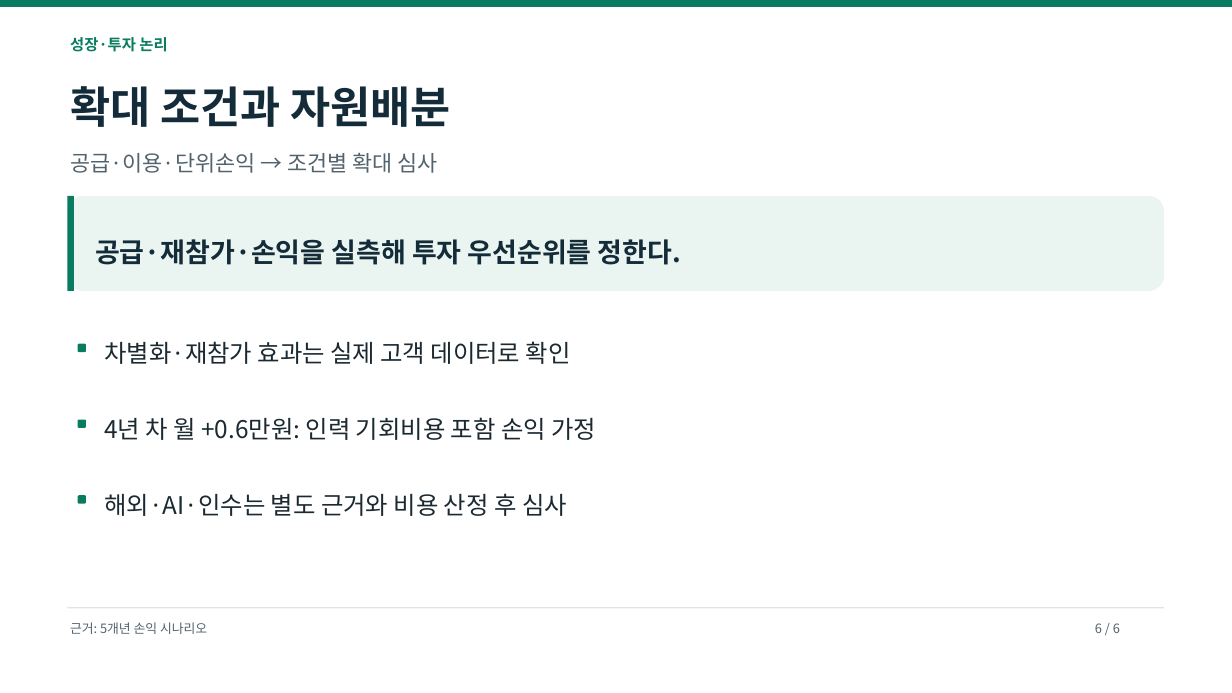
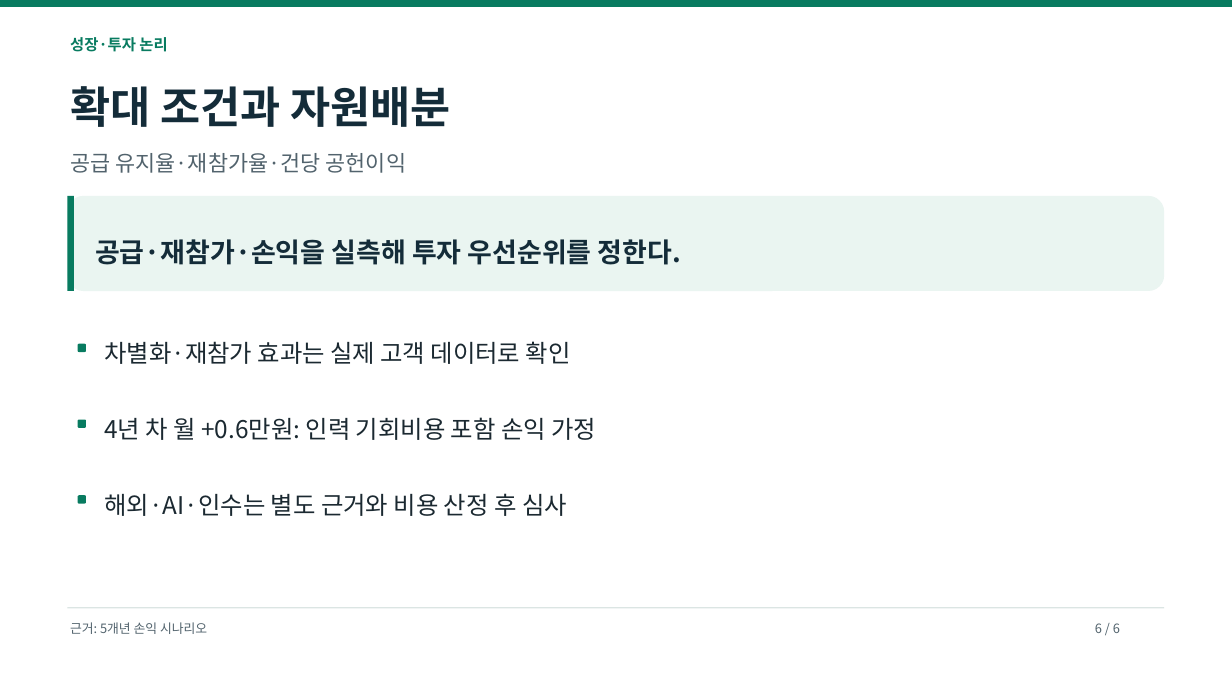
Before and after one commit to dohyunkimmm/footmate-case-study, a slide deck: slide 6 of src/case-study/downloads/footmate_strategy_p0_p2.pptx. Drawn at 1232x693 pixels with LibreOffice and Linux fonts; fonts in the diff are those of the drawing. Boxes give left, top, right and bottom in pixels: in the first picture for what was removed or moved away, otherwise in the second. Text is boxed around its words. In the diff, an @@ line names an element or a change of style, - is before the commit and + after.

```diff
--- a/src/case-study/downloads/footmate_strategy_p0_p2.pptx
+++ b/src/case-study/downloads/footmate_strategy_p0_p2.pptx
@@ text at (x1=70, y1=153, x2=406, y2=173): text changed @@
-공급·이용·단위손익 → 조건별 확대 심사
+공급 유지율·재참가율·건당 공헌이익
```
Also in this commit, not shown: 1 other slide changed, 13 other files.
